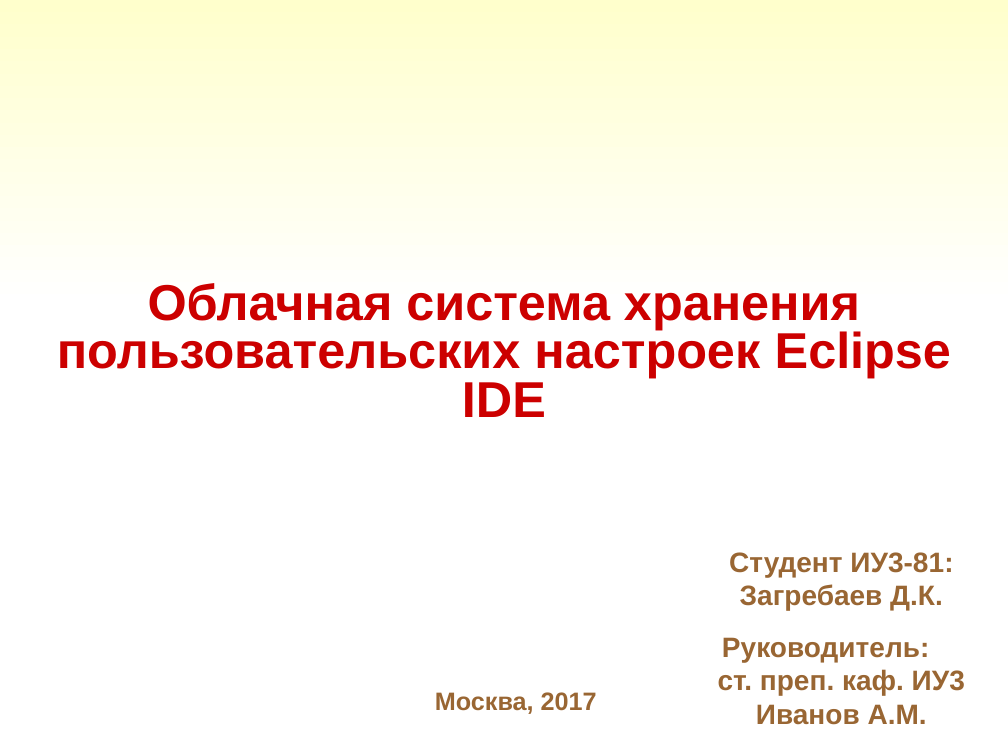
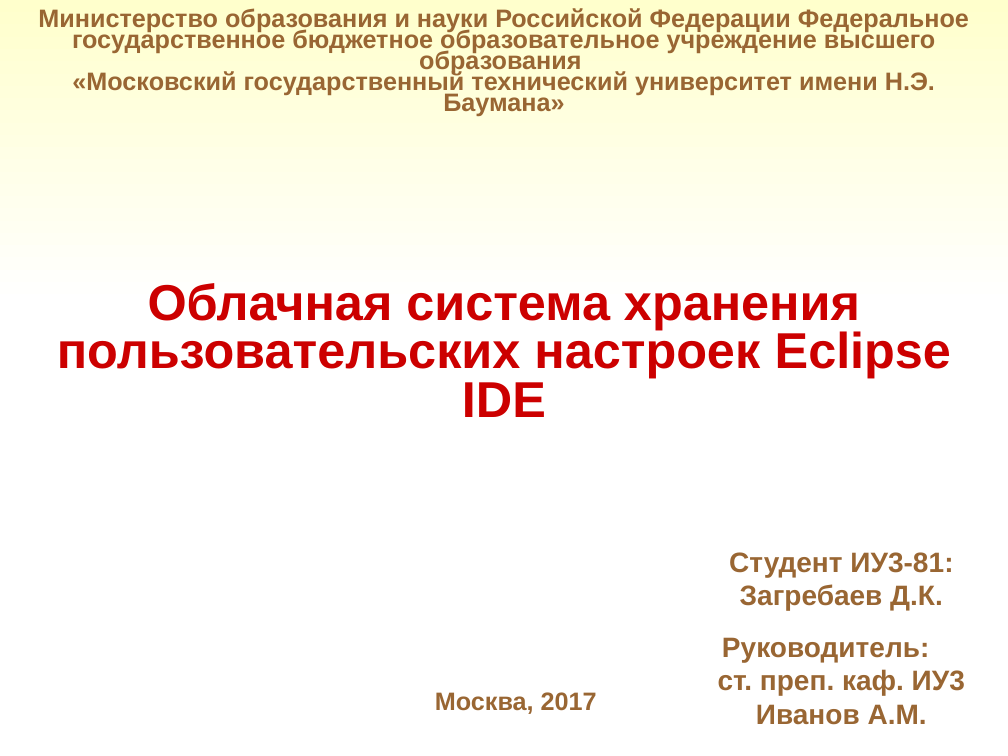
Before and after one commit to DmitryZagr/Diploma, a slide deck: slide 1 of преза/Zagrebaev.PPT. Drawn at 1008x756 pixels with LibreOffice and Linux fonts; fonts in the diff are those of the drawing; background and template pictures are left out. Boxes give left, top, right and bottom in pixels: in the first picture for what was removed or moved away, otherwise in the second. Text is boxed around its words. In the diff, an @@ line names an element or a change of style, - is before the commit and + after.

```diff
--- a/преза/Zagrebaev.PPT
+++ b/преза/Zagrebaev.PPT
@@ text added at [38, 8, 969, 116], 18 pt, text #996633, bold @@
+Министерство образования и науки Российской Федерации Федеральное государственное бюджетное образовательное учреждение высшего образования
+«Московский государственный технический университет имени Н.Э. Баумана»
```
Also in this commit, not shown: 9 other slides changed, 4 slides added, 5 slides removed, 3 other files.
